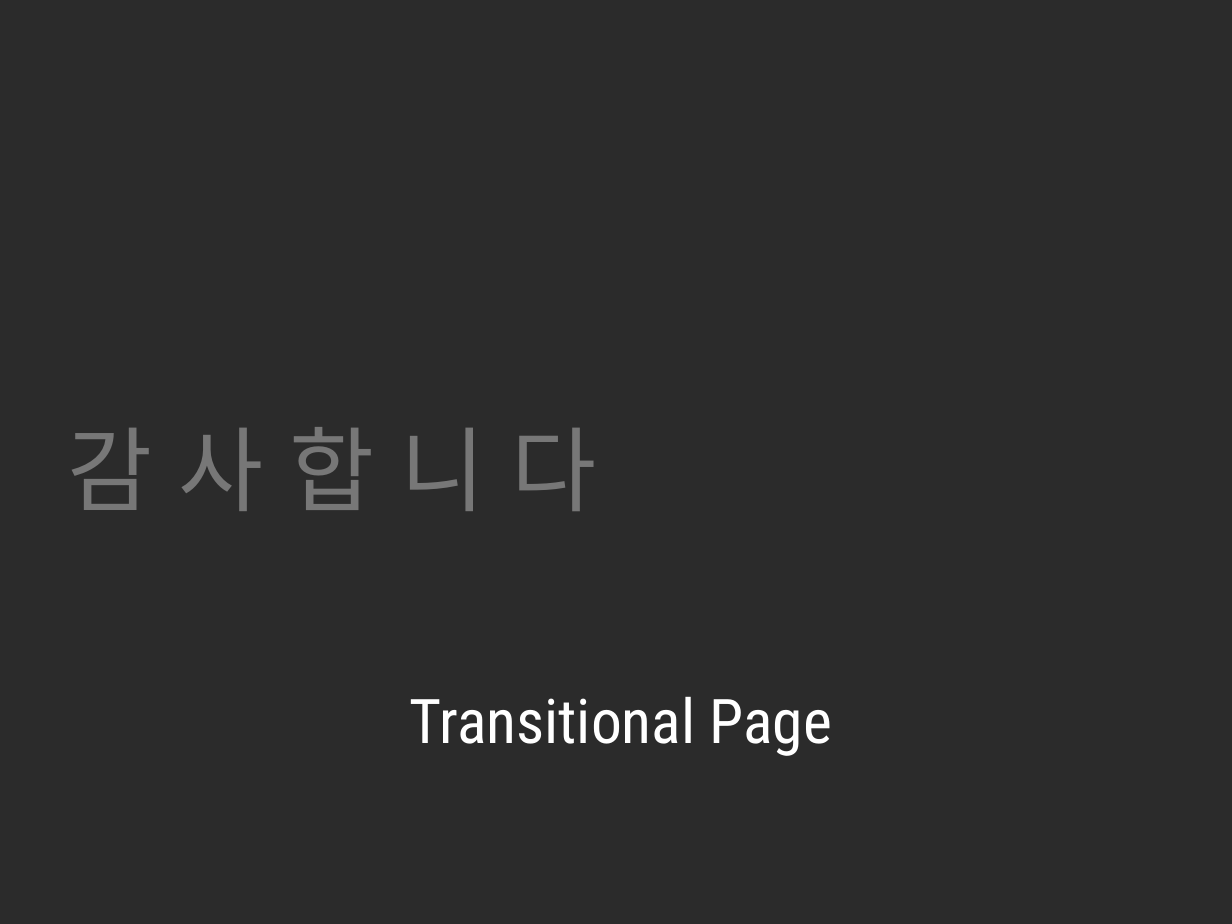
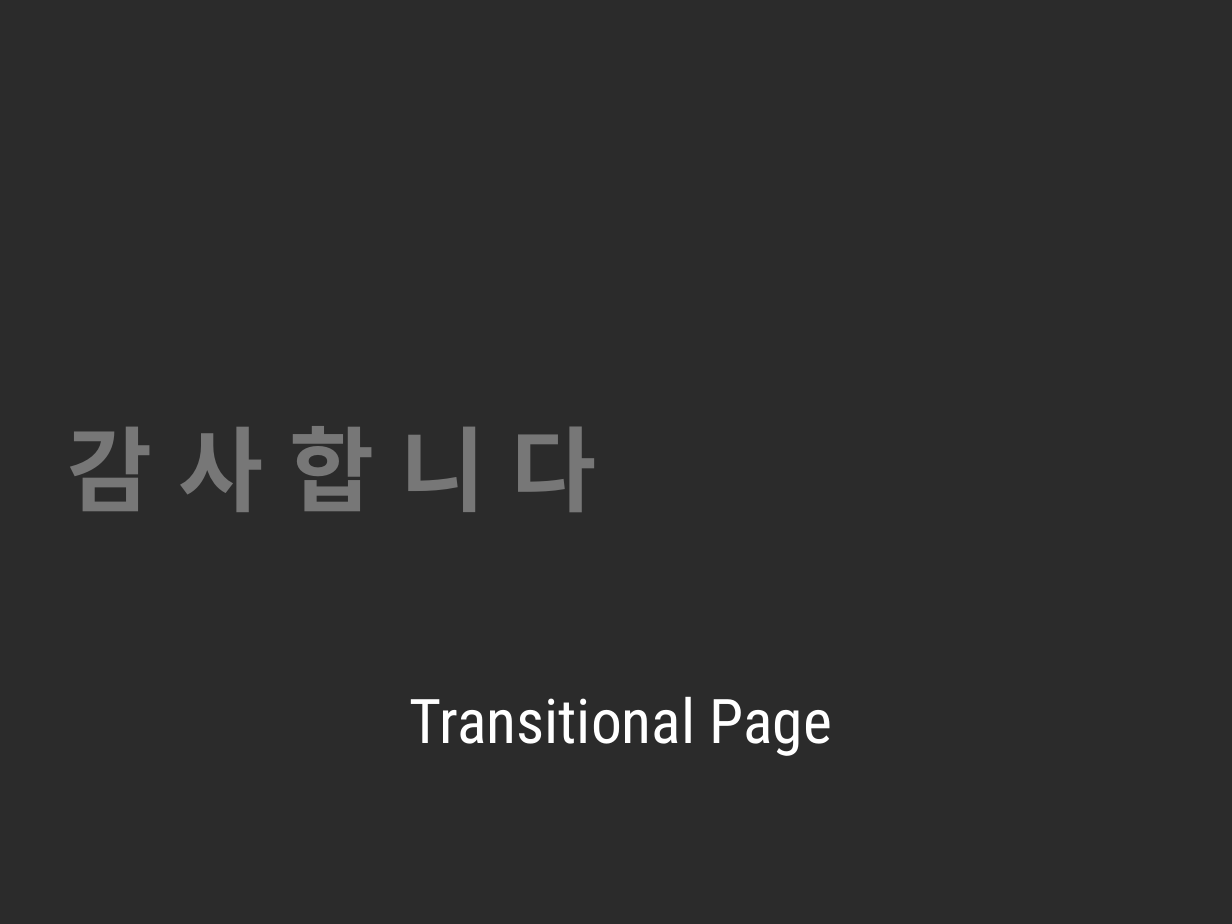
Before and after one commit to jonghyunChae/2016OgreCJHTermProject, a slide deck: slide 7 of PPT/2016 GameEngineProject(1)_채종현.pptx. Drawn at 1232x924 pixels with LibreOffice and Linux fonts; fonts in the diff are those of the drawing; background and template pictures are left out; a plain dark background stands for a picture behind light text. Boxes give left, top, right and bottom in pixels: in the first picture for what was removed or moved away, otherwise in the second. Text is boxed around its words. In the diff, an @@ line names an element or a change of style, - is before the commit and + after.

```diff
--- a/PPT/2016 GameEngineProject(1)_채종현.pptx
+++ b/PPT/2016 GameEngineProject(1)_채종현.pptx
@@ text "감 사 합 니 다" at bbox=[68, 426, 596, 512]: bold on @@
```
Also in this commit, not shown: 4 other slides changed.
